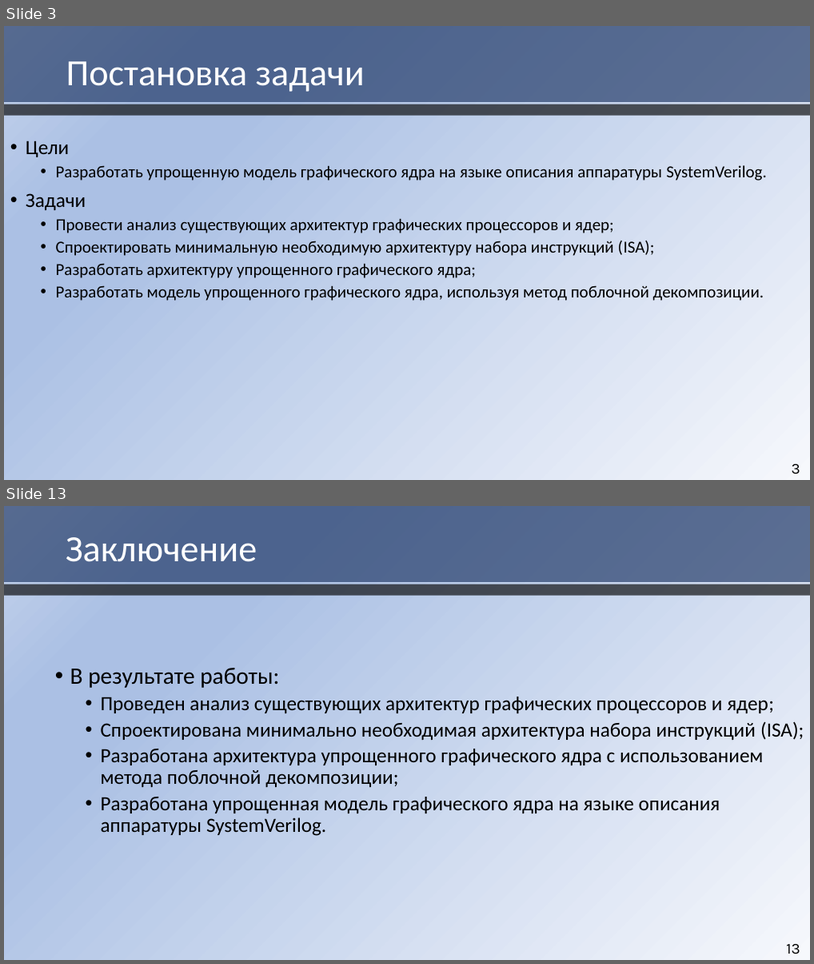
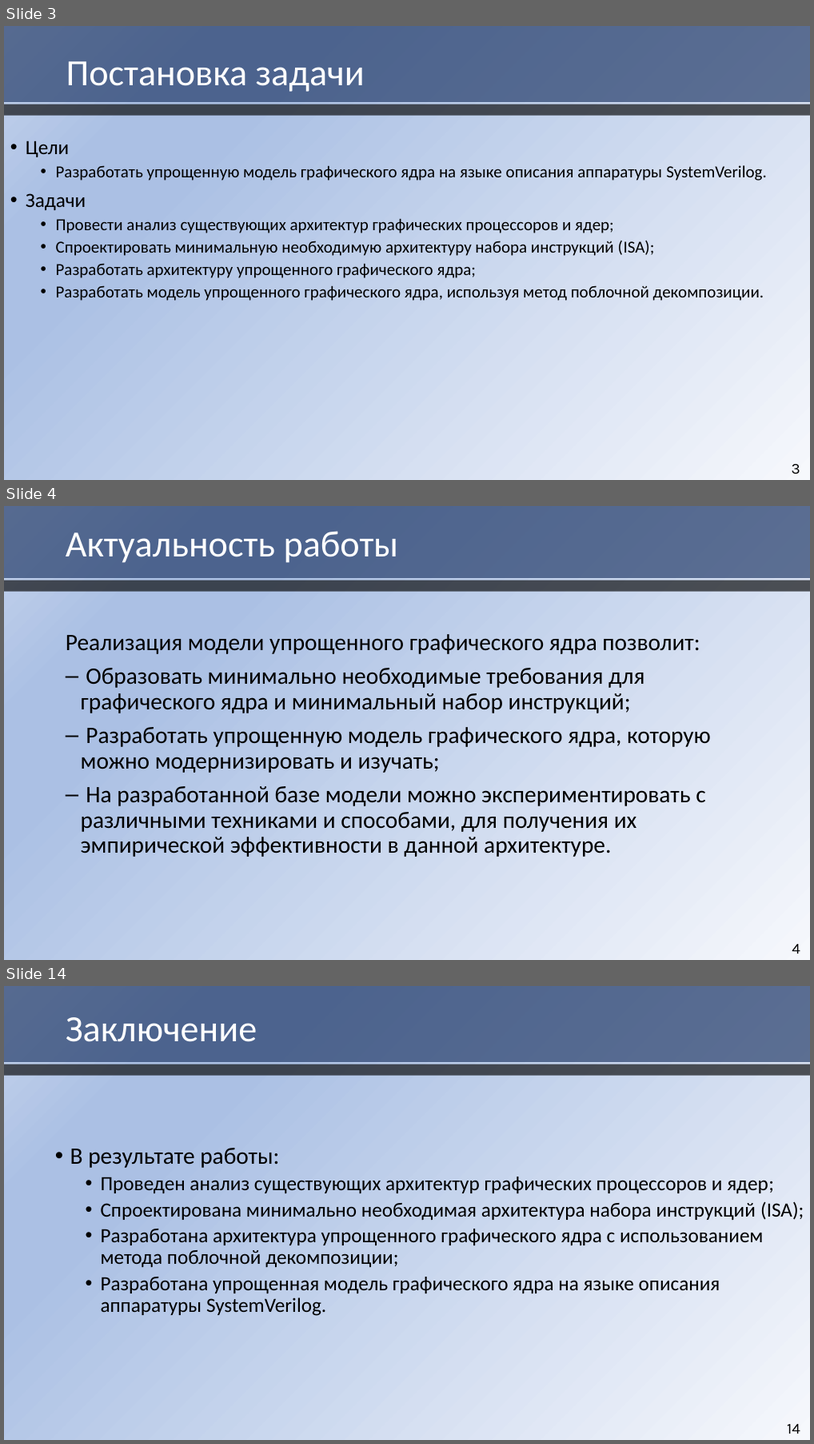
Before and after one commit to HaMeNopeDiot/hardware_gpu, a slide deck: docs/starukhin_dissertation/magister_pres.pptx. Shown one above the other, each under a label of ours: slides 3 and 13 before the commit, slides 3, 4 and 14 after it; the slides between them are not shown. The pictures are 814x964 and 814x1444 pixels, drawn with LibreOffice and Linux fonts; fonts in the diff are those of the drawing. Boxes give left, top, right and bottom in pixels: in the first picture for what was removed or moved away, otherwise in the second. Text is boxed around its words. In the diff, an @@ line names an element or a change of style, - is before the commit and + after.

```diff
--- a/docs/starukhin_dissertation/magister_pres.pptx
+++ b/docs/starukhin_dissertation/magister_pres.pptx
@@ slide 4 added at (x1=4, y1=506, x2=810, y2=960), background gradient #F6F8FC to #ABC0E4 to #C7D5ED @@
@@ rectangle added at (x1=4, y1=506, x2=810, y2=578), fill #1A3260 at 65% opacity @@
@@ title added at (x1=66, y1=531, x2=399, y2=563), 44 pt, text #FFFFFF @@
+Актуальность работы
@@ rectangle added at (x1=4, y1=580, x2=810, y2=592), fill #000000 at 65% opacity @@
@@ text added at (x1=66, y1=634, x2=711, y2=856), 28 pt, text #000000 @@
+Реализация модели упрощенного графического ядра позволит:
+– Образовать минимально необходимые требования для графического ядра и минимальный набор инструкций;
+– Разработать упрощенную модель графического ядра, которую можно модернизировать и изучать;
+– На разработанной базе модели можно экспериментировать с различными техниками и способами, для получения их эмпирической эффективности в данной архитектуре.
@@ page number added at (x1=792, y1=944, x2=801, y2=953), 18 pt, text #000000 @@
+4
@@ what was slide 13 is now slide 14 @@
@@ page number at (x1=787, y1=1424, x2=801, y2=1433): text changed @@
-13
+14
```
Also in this commit, not shown: 8 slides changed, 3 other slides added, 3 slides removed.
